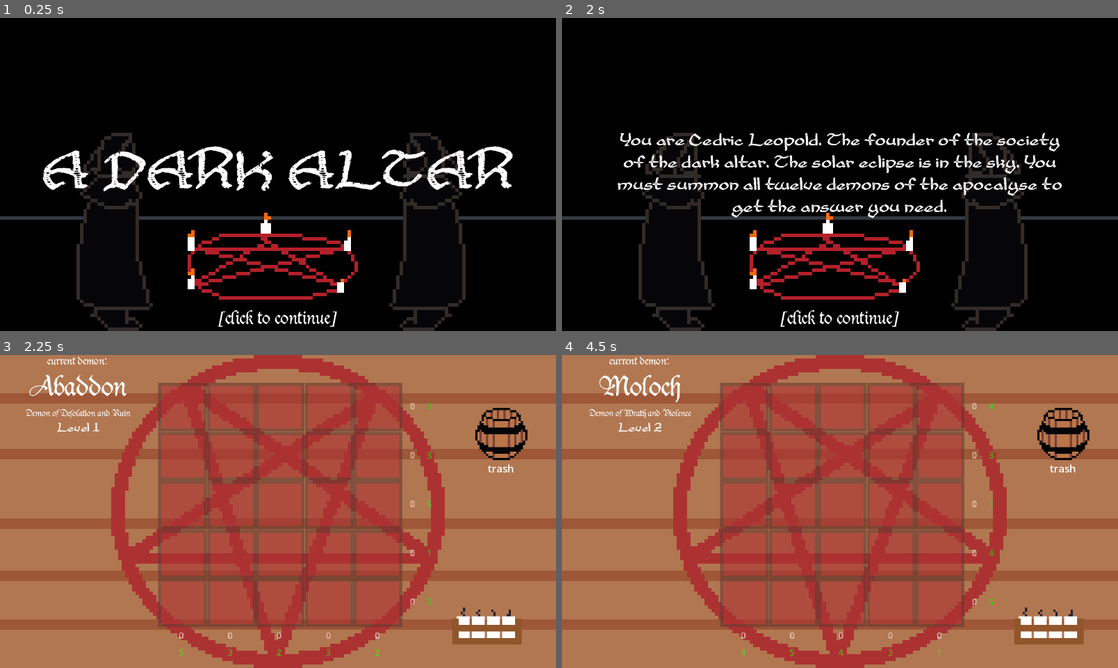
Above: before the commit, frames 1-4 (two rows, left to right).
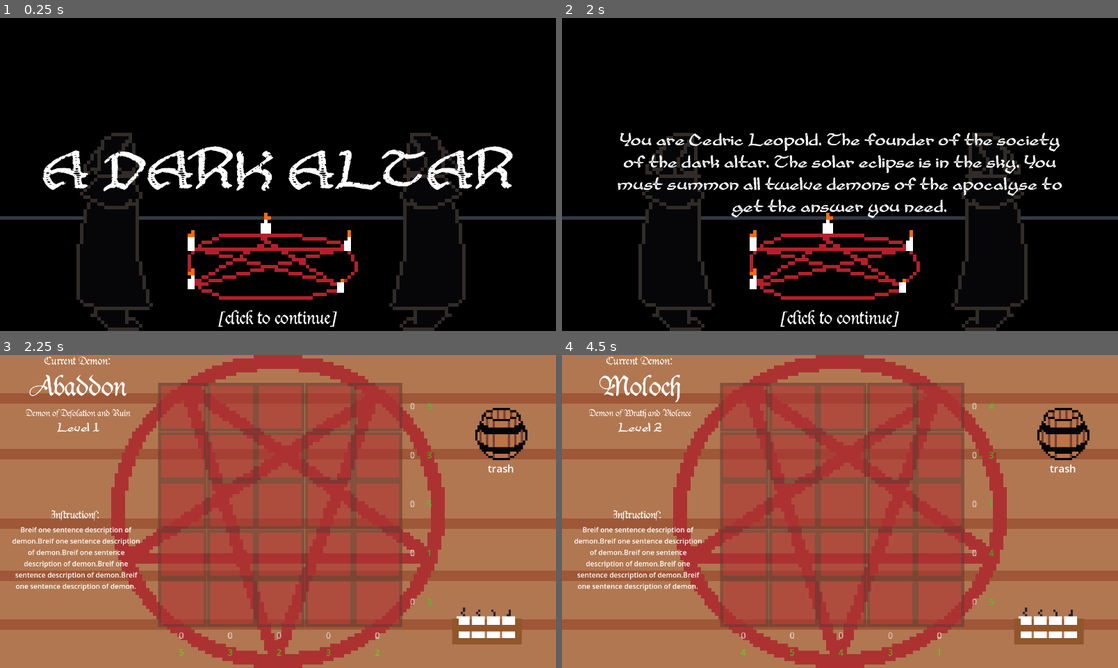
Above: after the commit, the same moments.

Repository: adrientremblay/ld55
Game: Godot game, scene res://scenes/title_screen.tscn
Same seed, same stepped clock (60 frames per second), same inputs: the game is played once before the commit and once after it.
Inputs (mouse positions are in pixels of both pictures, inside the frame that each line leads up to):
- Up to frame 1 (0.25 s): no input
- Up to frame 2 (2 s): tap Enter at 0.5, 1.25 s; move the mouse to (962, 158) at 0.52 s; press the mouse at (962, 158) at 0.53 s; move the mouse to (728, 190) at 1.27 s; release the mouse at (728, 190) at 1.28 s; click (728, 190) at 1.35 s
- Up to frame 3 (2.25 s): tap Enter at 2 s; move the mouse to (333, 442) at 2.02 s; press the mouse at (333, 442) at 2.03 s
- Up to frame 4 (4.5 s): tap Space (skip_level) at 2.75 s; move the mouse to (1051, 627) at 2.77 s; release the mouse at (1051, 627) at 2.78 s; click (1051, 627) at 2.85 s; tap Enter at 3.5, 4.25 s; move the mouse to (1006, 558) at 3.52 s; press the mouse at (1006, 558) at 3.53 s; move the mouse to (673, 464) at 4.27 s; release the mouse at (673, 464) at 4.28 s; click (673, 464) at 4.35 s

Frames 1-2 are identical in both runs. In frame 3, 1.3% of the frame differs, in the area x 2-26%, y 0-76%; in frame 4, 1.3%, in the area x 2-33%, y 0-95%.

Commit message:
Texture for pile of bones

Diff:
--- a/scenes/grimoire.tscn
+++ b/scenes/grimoire.tscn
@@ -27,13 +27,14 @@
 offset_bottom = 191.0
 
 [node name="Info" type="VBoxContainer" parent="."]
+layout_mode = 0
 offset_top = -192.0
 offset_right = 360.0
 offset_bottom = 188.0
 
 [node name="CurrentDemon" type="Label" parent="Info"]
 layout_mode = 2
-text = "current demon:"
+text = "Current Demon:"
 label_settings = SubResource("LabelSettings_4aep2")
 horizontal_alignment = 1
 
@@ -57,3 +58,23 @@
 text = "Level 1"
 label_settings = SubResource("LabelSettings_2i87p")
 horizontal_alignment = 1
+
+[node name="VBoxContainer" type="VBoxContainer" parent="."]
+layout_mode = 0
+offset_left = 26.0
+offset_top = 162.0
+offset_right = 325.0
+offset_bottom = 529.0
+
+[node name="Instructions" type="Label" parent="VBoxContainer"]
+layout_mode = 2
+text = "Instructions:"
+label_settings = SubResource("LabelSettings_4aep2")
+horizontal_alignment = 1
+
+[node name="InstructionsDescription" type="Label" parent="VBoxContainer"]
+layout_mode = 2
+size_flags_vertical = 0
+text = "Breif one sentence description of demon.Breif one sentence description of demon.Breif one sentence description of demon.Breif one sentence description of demon.Breif one sentence description of demon."
+horizontal_alignment = 1
+autowrap_mode = 2
Binary file added: assets/images/pile_of_bones.png
Not shown, added: export_presets.cfg
